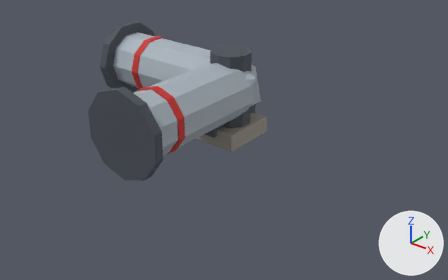
One commit to the glTF model export/tuyau_coude_t3.glb: the scene before it, then after it.
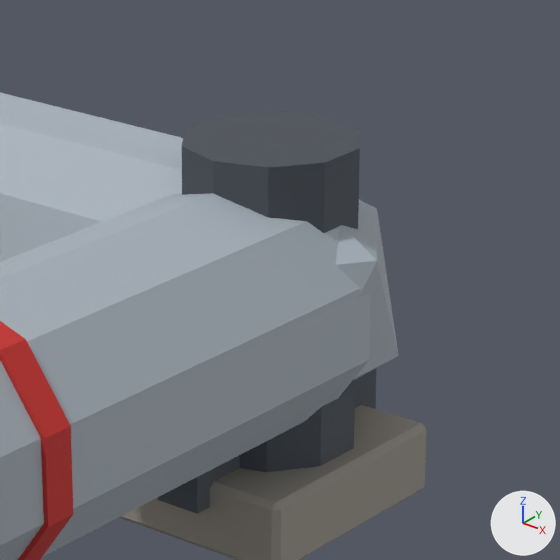
There are two pictures of each version: one whole from a 50 mm camera at (1.194, -1.529, 0.922) aimed at (0.025, -0.068, 0.016), one close up on the part from 37% to 67% of the width and 7% to 53% of the height. Every picture has the same lights, and +X, +Y and +Z are marked at lower right. The last two pictures show the newer version. Vertices at exactly the same position are counted once.

The first close-up shows 'pieces_acier_sombre.044', 'pieces_beton.044', 'pieces_inox.014', 'pieces_rive_t3.014'.
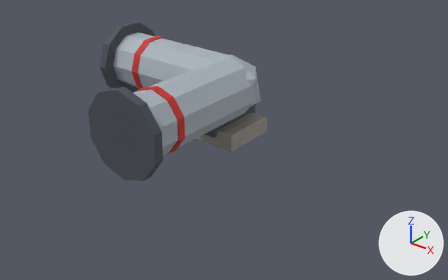
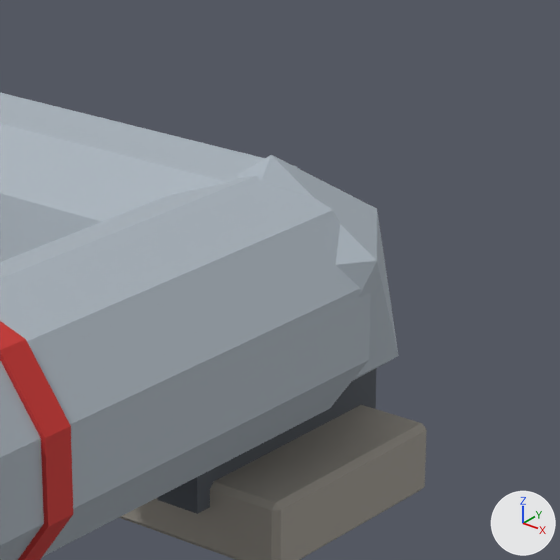
Diff of the bpy script that builds the scene:
```diff
--- a/export/tuyau_coude_t3.glb.py
+++ b/export/tuyau_coude_t3.glb.py
@@ me_pieces_acier_sombre_078 @@
 # used by ob_pieces_acier_sombre_044; location = (0.0, 0.0, 0.0)
-me_pieces_acier_sombre_078.from_pydata(...)  # 68 vertices, 120 faces; spans x -0.494..0.131, y -0.494..0.138, z 0.04..0.318
+me_pieces_acier_sombre_078.from_pydata(...)  # 48 vertices, 84 faces; spans x -0.494..0.131, y -0.494..0.138, z 0.04..0.318
+# me_pieces_acier_sombre_078 part 1: the loose piece of 20 vertices spanning x -0.067..0.067, y -0.07..0.07, z 0.055..0.305 is deleted
 me_pieces_acier_sombre_078.materials.append(mat_acier_sombre)
```

What differs and where, as boxes [x1, y1, x2, y2] in the close-ups (560 x 560 px):
'pieces_acier_sombre.044', reshaped
    before: [157, 111, 376, 514]
    after: [157, 369, 376, 514]
part 1 of me_pieces_acier_sombre_078, deleted
    before: [182, 111, 360, 472]
